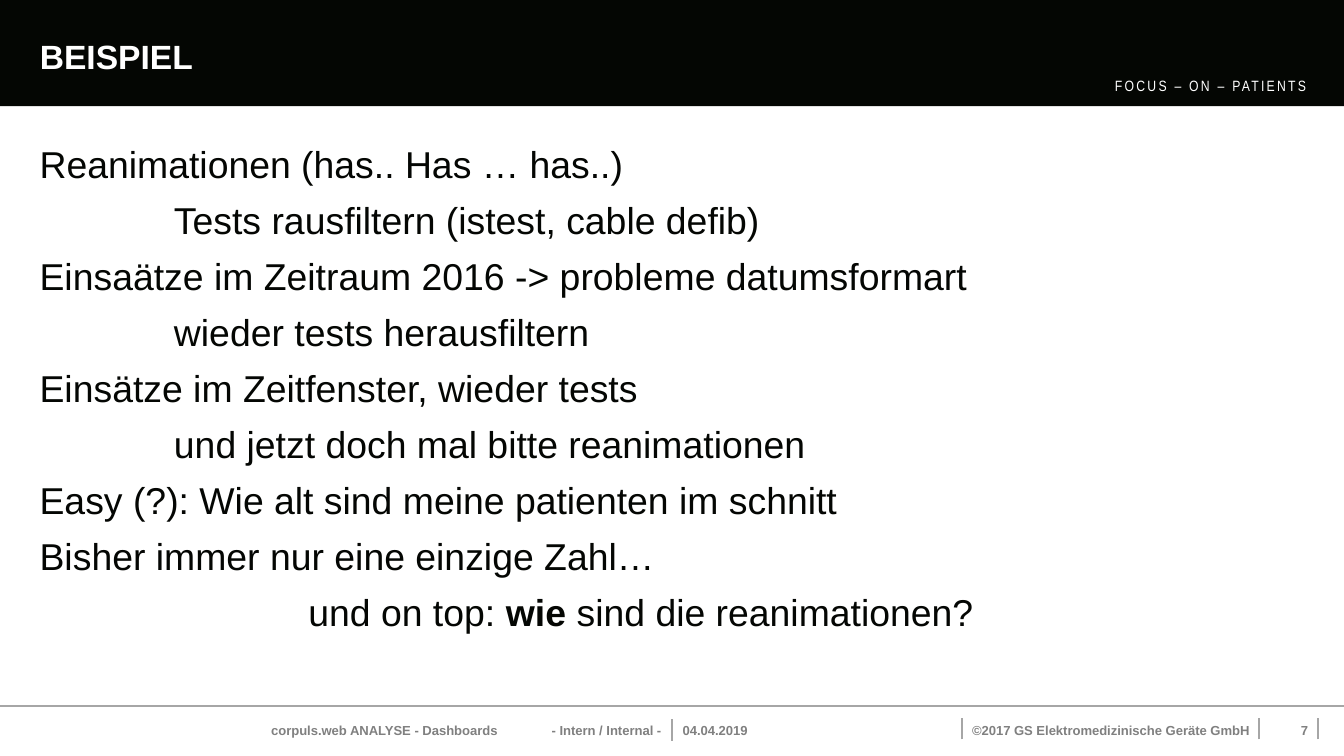
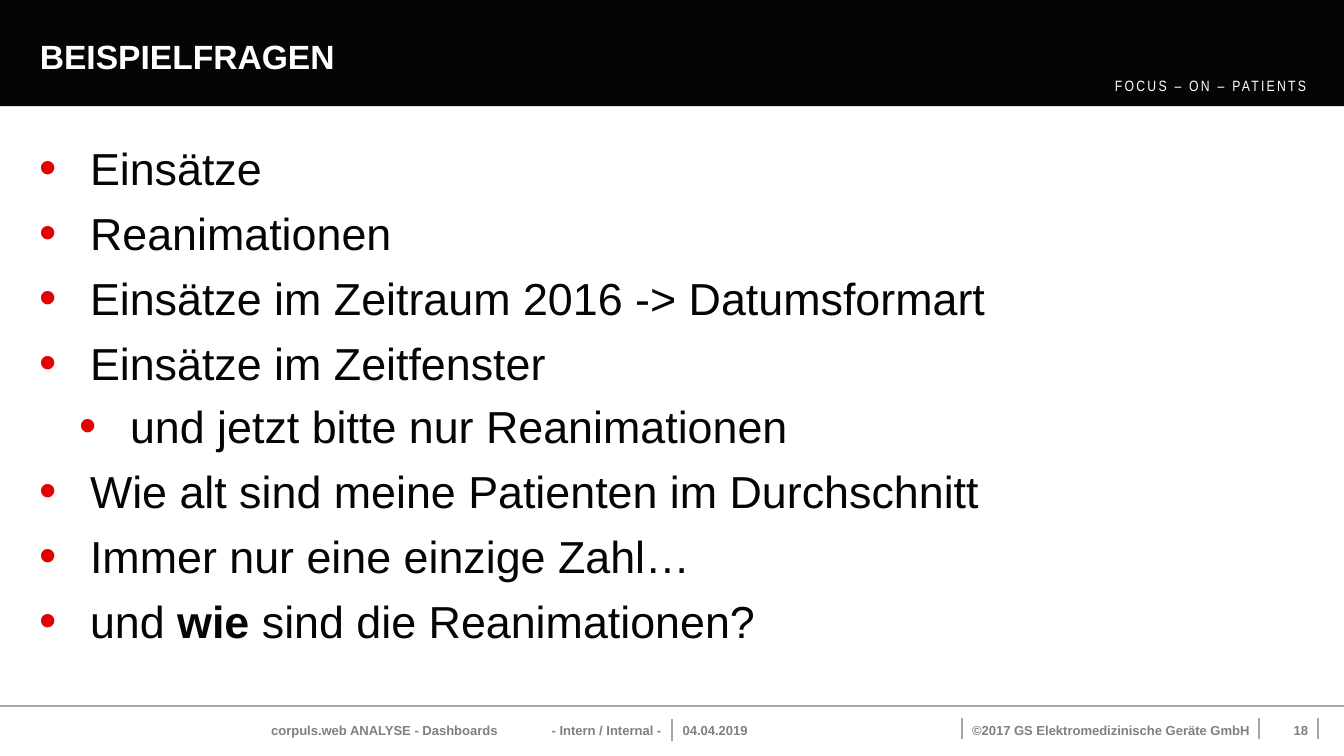
Before and after one commit to ItsJoshuaHirsch/Thesis, a slide deck: slide 18 of Vorstellung_Dashboards.pptx (slide 7 before the commit). Drawn at 1344x756 pixels with LibreOffice and Linux fonts; fonts in the diff are those of the drawing; background and template pictures are left out. Boxes give left, top, right and bottom in pixels: in the first picture for what was removed or moved away, otherwise in the second. Text is boxed around its words. In the diff, an @@ line names an element or a change of style, - is before the commit and + after.

```diff
--- a/Vorstellung_Dashboards.pptx
+++ b/Vorstellung_Dashboards.pptx
@@ title at (x1=40, y1=45, x2=335, y2=70): text changed @@
-BEISPIEL
+BEISPIELFRAGEN
@@ text at (x1=90, y1=152, x2=985, y2=639): text changed; size 20 to 24 pt @@
-Reanimationen (has.. Has … has..)
-Tests rausfiltern (istest, cable defib)
-Einsaätze im Zeitraum 2016 -> probleme datumsformart
-wieder tests herausfiltern
-Einsätze im Zeitfenster, wieder tests
-und jetzt doch mal bitte reanimationen
-Easy (?): Wie alt sind meine patienten im schnitt
-Bisher immer nur eine einzige Zahl…
-und on top: wie sind die reanimationen?
+• Einsätze
+• Reanimationen
+• Einsätze im Zeitraum 2016 -> Datumsformart
+• Einsätze im Zeitfenster
+  • und jetzt bitte nur Reanimationen
+• Wie alt sind meine Patienten im Durchschnitt
+• Immer nur eine einzige Zahl…
+• und wie sind die Reanimationen?
@@ page number at (x1=1294, y1=726, x2=1308, y2=735): text changed @@
-7
+18
```
Also in this commit, not shown: 6 other slides changed, 10 slides added, 5 other files.
